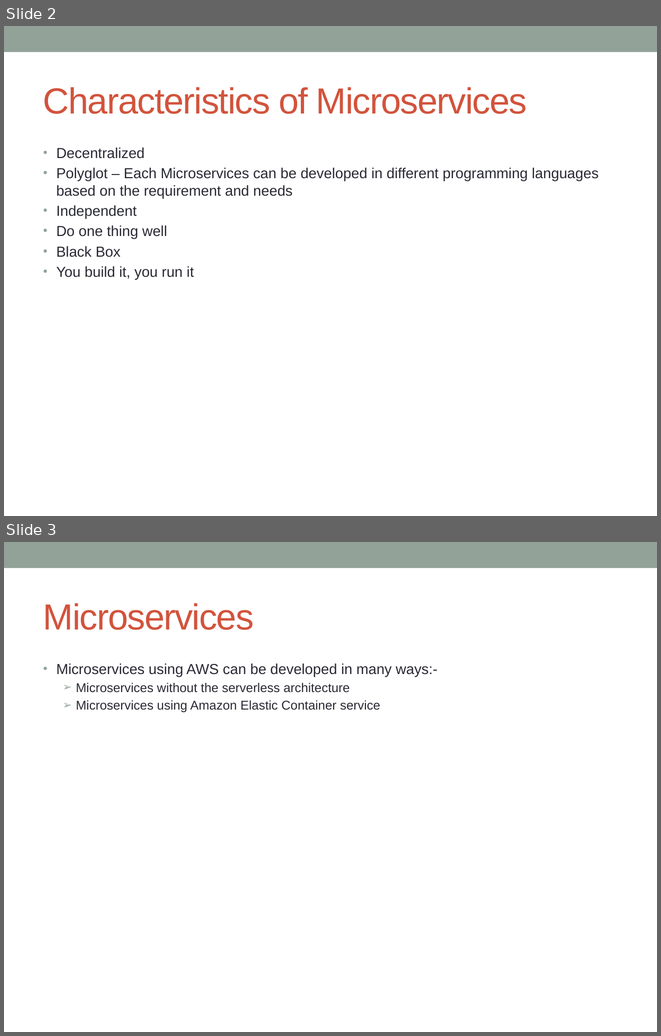
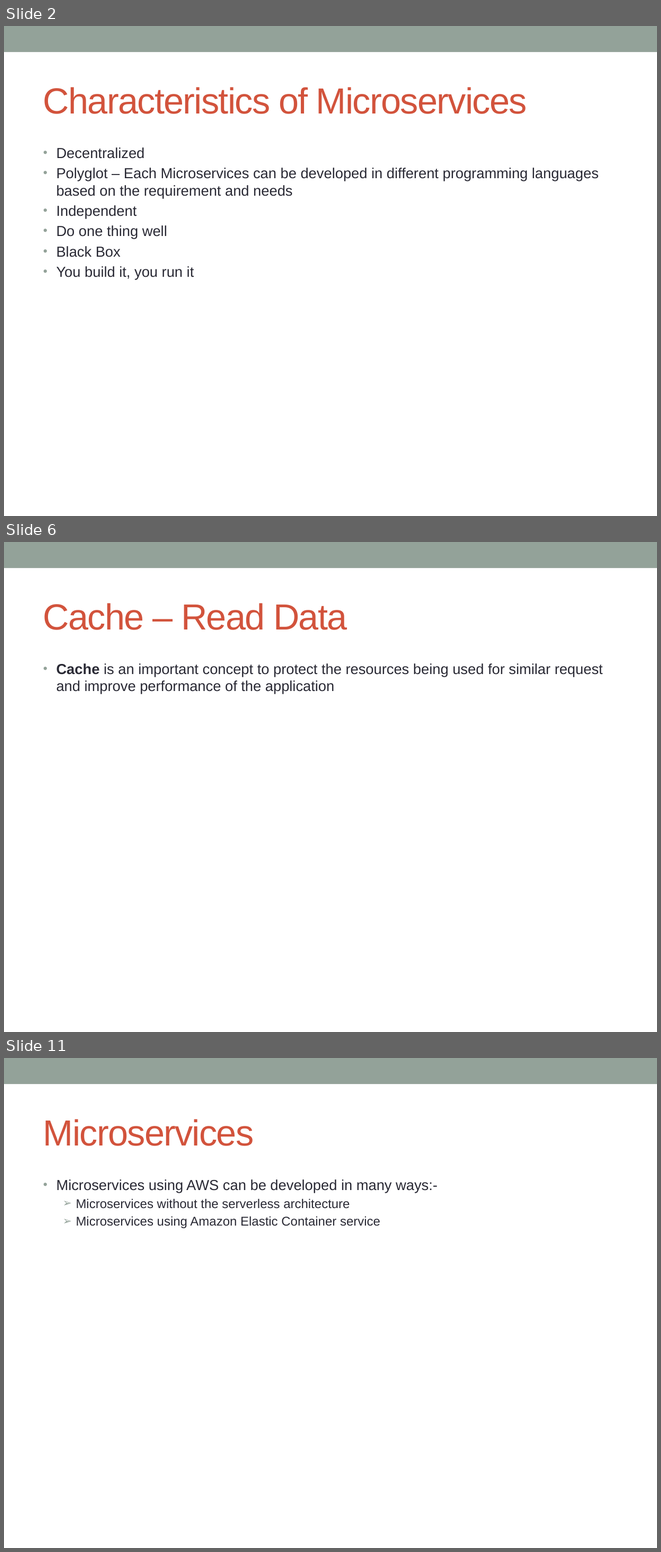
Before and after one commit to notionquest/ProjectDocumentation, a slide deck: Microservices_using_AWS.pptx. Shown one above the other, each under a label of ours: slides 2 and 3 before the commit, slides 2, 6 and 11 after it; the slides between them are not shown. The pictures are 661x1036 and 661x1552 pixels, drawn with LibreOffice and Linux fonts; fonts in the diff are those of the drawing. Boxes give left, top, right and bottom in pixels: in the first picture for what was removed or moved away, otherwise in the second. Text is boxed around its words. In the diff, an @@ line names an element or a change of style, - is before the commit and + after.

Commit message:
API gateway benefits, drawbacks and patterns used

```diff
--- a/Microservices_using_AWS.pptx
+++ b/Microservices_using_AWS.pptx
@@ slide 6 added at bbox=[4, 542, 657, 1032], background #FFFFFF; not listed: 1 template element that a slide beside it also shows @@
@@ title added at bbox=[43, 603, 347, 630], 40 pt, text #D2533C @@
+Cache – Read Data
@@ text added at bbox=[56, 663, 603, 694], 16 pt, text #292934 @@
+• Cache is an important concept to protect the resources being used for similar request and improve performance of the application
@@ what was slide 3 is now slide 11 @@
```
Also in this commit, not shown: 1 slide changed, 10 other slides added.
